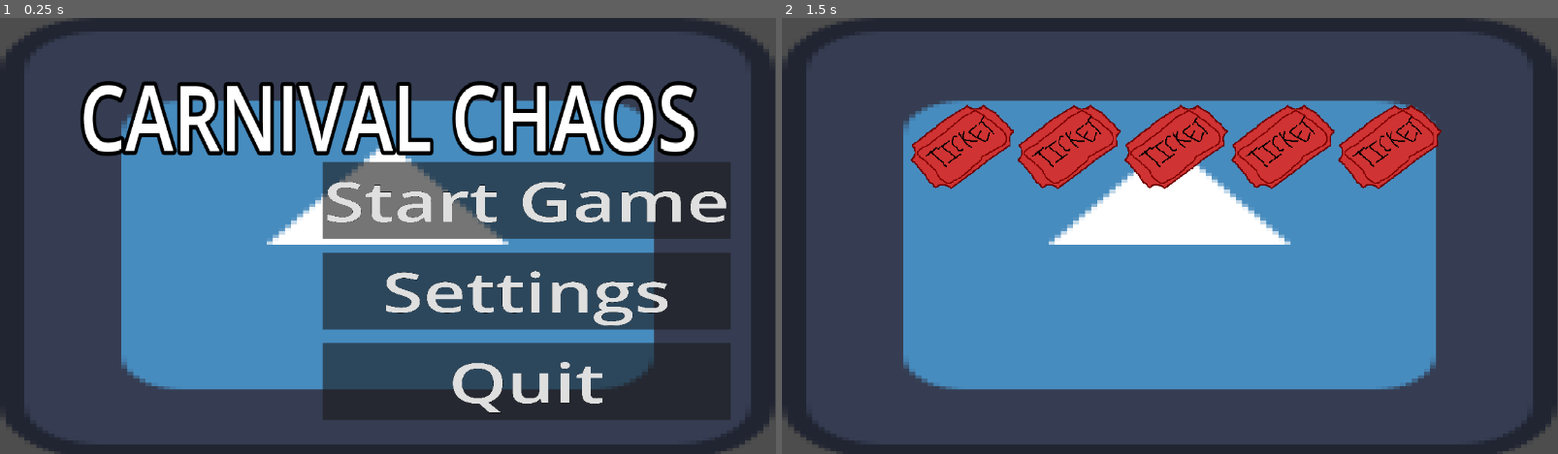
Above: before the commit, frames 1-2 (left to right).
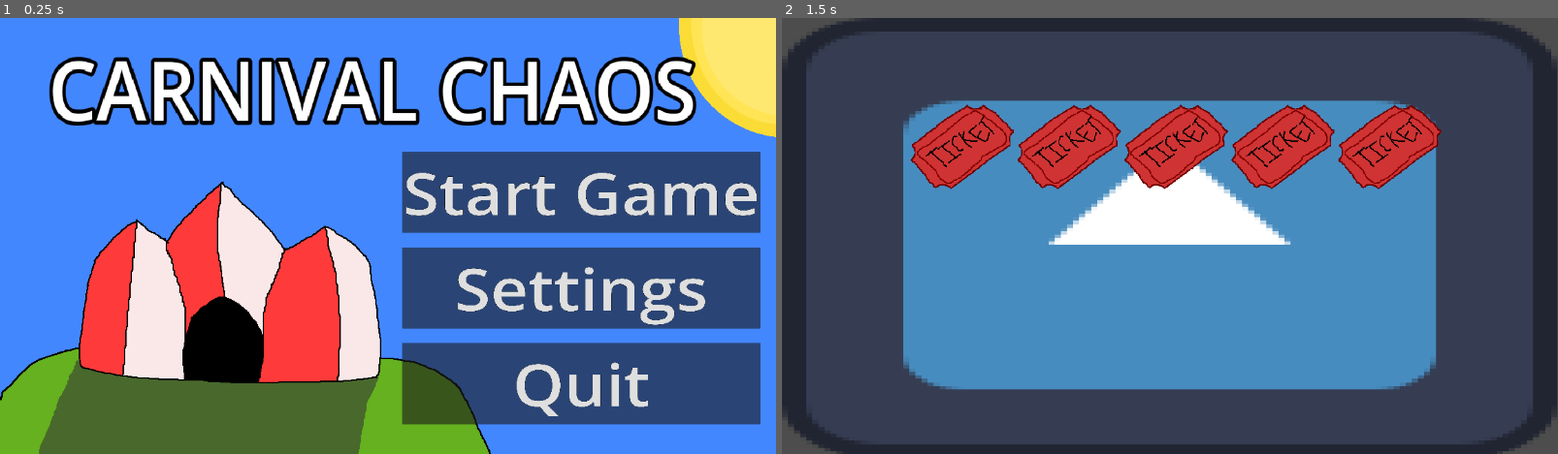
Above: after the commit, the same moments.

Repository: DinoMito1/Carnival-Chaos
Game: Godot game, scene res://Scenes/title_screen.tscn
The game is run twice, just before and just after one commit, with the same random seed, the same clock (stepped at 60 frames per second) and the same inputs. The engine's default icon, where the game draws it, is replaced by a stand-in: a white triangle on a blue panel in a dark square.
Inputs (mouse positions are in pixels of both pictures, inside the frame that each line leads up to):
- Up to frame 1 (0.25 s): no input
- Up to frame 2 (1.5 s): click "Start Game" at 0.5 s; tap Enter at 1.25 s; move the mouse to (1340, 214) at 1.27 s; hold Right from 1.28 s (still down); tap Alt at 1.35 s; click (1340, 214) at 1.42 s

The runs differ from the first frame. In frame 1, 98% of the frame differs, in the area x 0-100%, y 0-100%; in frame 2, nothing differs.

Commit message:
Finished Menu

Diff:
--- a/Scenes/title_screen.gd
+++ b/Scenes/title_screen.gd
@@ -3,13 +3,27 @@
 
 # Called when the node enters the scene tree for the first time.
 func _ready() -> void:
-	pass # Replace with function body.
-
+	$Background/Carnival1.visible = true
+	$Background/Carnival2.visible = false
+	$Background/Carnival3.visible = false
+	# timer for animation will auto start
 
 # Called every frame. 'delta' is the elapsed time since the previous frame.
-func _process(delta: float) -> void:
+func _process(_delta: float) -> void:
 	pass
 
+func _on_timer_timeout() -> void:
+	if $Background/Carnival1.visible == true:
+		$Background/Carnival2.visible = true
+		$Background/Carnival1.visible = false
+
+	elif $Background/Carnival2.visible == true:
+		$Background/Carnival3.visible = true
+		$Background/Carnival2.visible = false
+
+	elif $Background/Carnival3.visible == true:
+		$Background/Carnival1.visible = true
+		$Background/Carnival3.visible = false
 
 func _on_start_pressed() -> void:
 	get_tree().change_scene_to_file("res://Scenes/level_scene.tscn")
--- a/Scenes/title_screen.tscn
+++ b/Scenes/title_screen.tscn
@@ -1,7 +1,10 @@
 [gd_scene format=3 uid="uid://dcco7eybm4inq"]
 
-[ext_resource type="Texture2D" uid="uid://cml5xhvslpdk1" path="res://Sprites/icon.svg" id="1_klylv"]
 [ext_resource type="Script" uid="uid://ouc05axb37iy" path="res://Scenes/title_screen.gd" id="1_p3fck"]
+[ext_resource type="Texture2D" uid="uid://dxe4vxatnj0ms" path="res://Sprites/menu_background.png" id="2_55kwv"]
+[ext_resource type="Texture2D" uid="uid://brrtpol88dnru" path="res://Sprites/Carnival_1.png" id="3_4gxqj"]
+[ext_resource type="Texture2D" uid="uid://2hm8ld4ch2h0" path="res://Sprites/Carnival_2.png" id="4_55kwv"]
+[ext_resource type="Texture2D" uid="uid://veqgbekifuxd" path="res://Sprites/Carnival_3.png" id="5_12m1t"]
 
 [node name="TitleScreen" type="Node2D" unique_id=580795733]
 script = ExtResource("1_p3fck")
@@ -9,15 +12,39 @@
 [node name="Background" type="TextureRect" parent="." unique_id=1604899063]
 offset_right = 1151.0
 offset_bottom = 654.0
-texture = ExtResource("1_klylv")
+texture = ExtResource("2_55kwv")
+
+[node name="Carnival1" type="TextureRect" parent="Background" unique_id=622222774]
+layout_mode = 0
+offset_left = -53.0
+offset_top = 230.0
+offset_right = 735.0
+offset_bottom = 676.0
+texture = ExtResource("3_4gxqj")
+
+[node name="Carnival2" type="TextureRect" parent="Background" unique_id=46287185]
+layout_mode = 0
+offset_left = -53.0
+offset_top = 230.0
+offset_right = 735.0
+offset_bottom = 676.0
+texture = ExtResource("4_55kwv")
+
+[node name="Carnival3" type="TextureRect" parent="Background" unique_id=1222152611]
+layout_mode = 0
+offset_left = -53.0
+offset_top = 230.0
+offset_right = 735.0
+offset_bottom = 676.0
+texture = ExtResource("5_12m1t")
 
 [node name="Title" type="RichTextLabel" parent="." unique_id=254192699]
 clip_contents = false
-offset_left = 86.0
-offset_top = 54.0
-offset_right = 1067.0
-offset_bottom = 206.41936
-scale = Vector2(1, 1.24)
+offset_left = 33.999996
+offset_top = 21.999998
+offset_right = 1024.2391
+offset_bottom = 174.98631
+scale = Vector2(1.0482317, 1.1308203)
 theme_override_constants/outline_size = 20
 theme_override_font_sizes/normal_font_size = 108
 text = "CARNIVAL CHAOS
@@ -25,11 +52,11 @@
 horizontal_alignment = 1
 
 [node name="VBoxContainer" type="VBoxContainer" parent="." unique_id=403313599]
-offset_left = 479.0
-offset_top = 214.00002
-offset_right = 2122.0
-offset_bottom = 1611.4286
-scale = Vector2(0.36855832, 0.27372903)
+offset_left = 597.0
+offset_top = 199.0
+offset_right = 2240.0
+offset_bottom = 1600.0
+scale = Vector2(0.32378674, 0.28883928)
 theme_override_constants/separation = 75
 
 [node name="Start" type="Button" parent="VBoxContainer" unique_id=848203729]
@@ -50,6 +77,11 @@
 theme_override_font_sizes/font_size = 300
 text = "Quit"
 
+[node name="Timer" type="Timer" parent="." unique_id=455156949]
+wait_time = 0.75
+autostart = true
+
 [connection signal="pressed" from="VBoxContainer/Start" to="." method="_on_start_pressed"]
 [connection signal="pressed" from="VBoxContainer/Settings" to="." method="_on_settings_pressed"]
 [connection signal="pressed" from="VBoxContainer/Quit" to="." method="_on_quit_pressed"]
+[connection signal="timeout" from="Timer" to="." method="_on_timer_timeout"]
Binary file added: Sprites/Carnival_1.png
Not shown, added: Sprites/Carnival_1.png.import
Binary file added: Sprites/Carnival_2.png
Not shown, added: Sprites/Carnival_2.png.import
Binary file added: Sprites/Carnival_3.png
Not shown, added: Sprites/Carnival_3.png.import
Binary file added: Sprites/menu_background.png
Not shown, added: Sprites/menu_background.png.import
